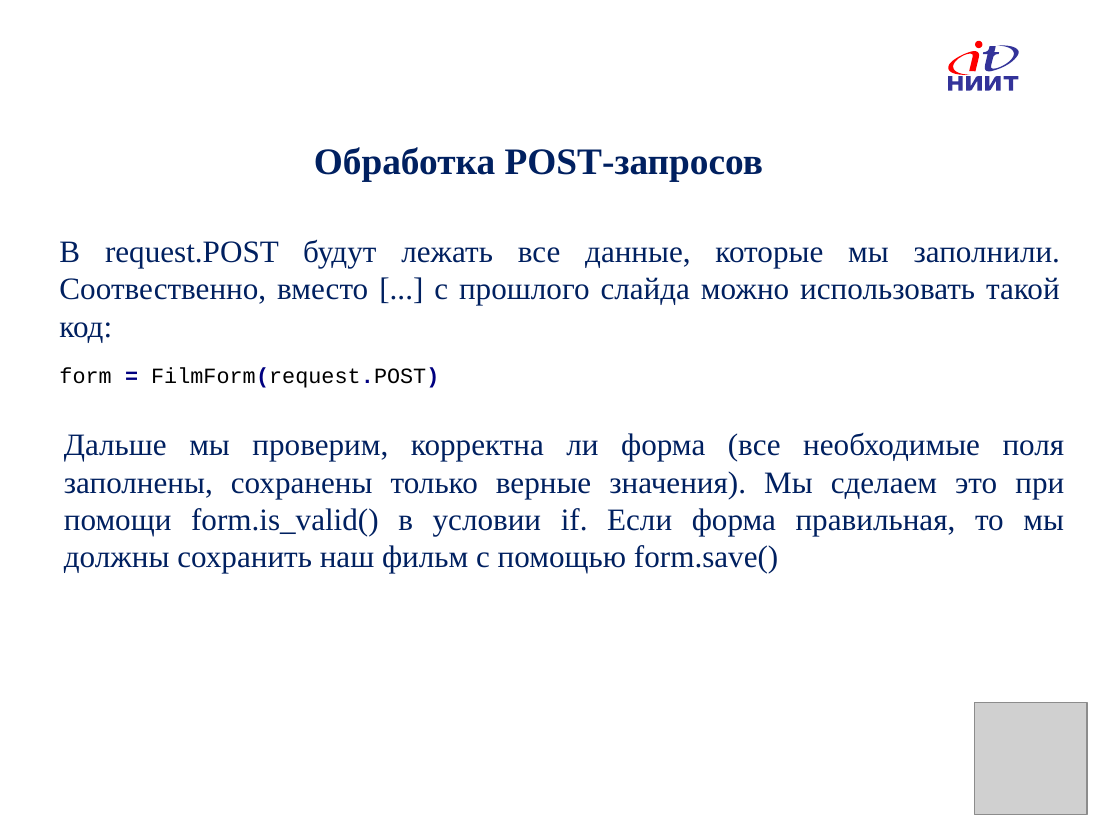
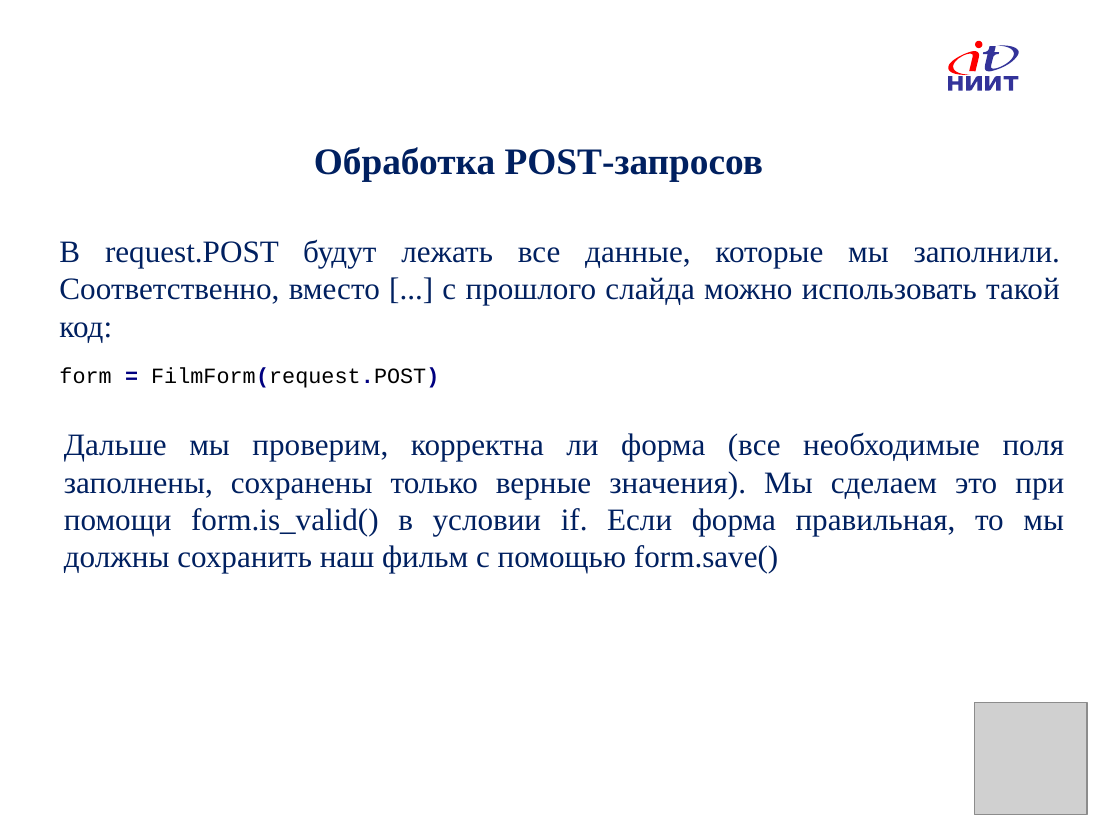
Before and after one commit to IlyaOrlov/PythonCourse, a slide deck: slide 12 of Lectures/PyLec_15.pptx. Drawn at 1120x840 pixels with LibreOffice and Linux fonts; fonts in the diff are those of the drawing; grey boxes stand for pictures; background and template pictures are left out. Boxes give left, top, right and bottom in pixels: in the first picture for what was removed or moved away, otherwise in the second. Text is boxed around its words. In the diff, an @@ line names an element or a change of style, - is before the commit and + after.

```diff
--- a/Lectures/PyLec_15.pptx
+++ b/Lectures/PyLec_15.pptx
@@ text at (59,239,1060,343): text changed @@
-В request.POST будут лежать все данные, которые мы заполнили. Соотвественно, вместо [...] с прошлого слайда можно использовать такой код:
+В request.POST будут лежать все данные, которые мы заполнили. Соответственно, вместо [...] с прошлого слайда можно использовать такой код:
```
Also in this commit, not shown: 1 other file.
